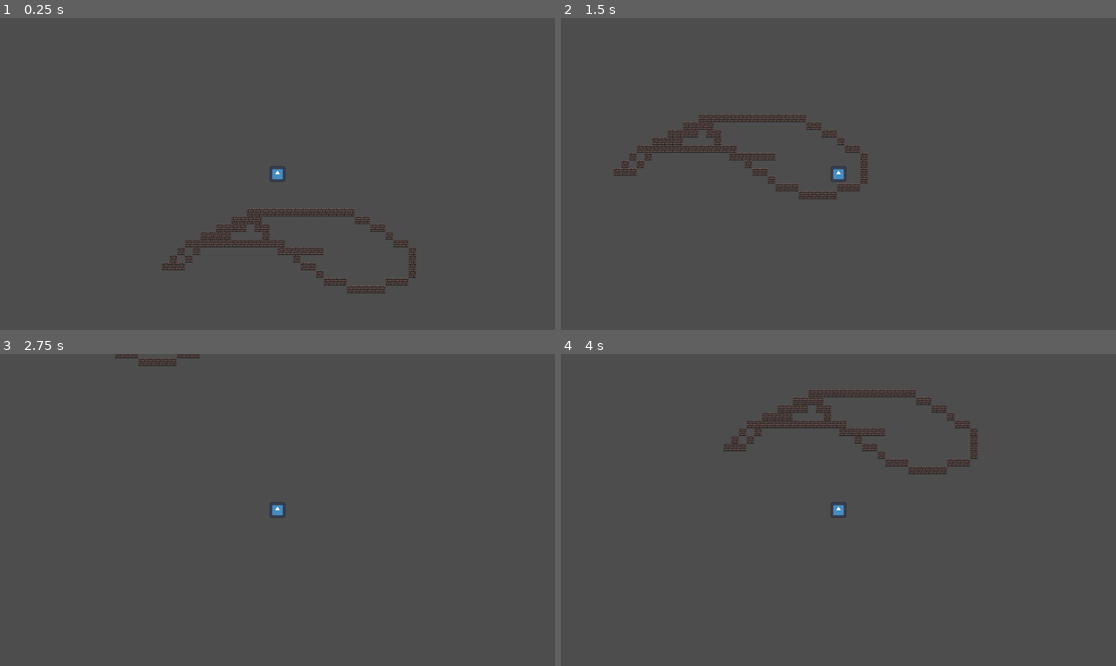
Above: before the commit, frames 1-4 (two rows, left to right).
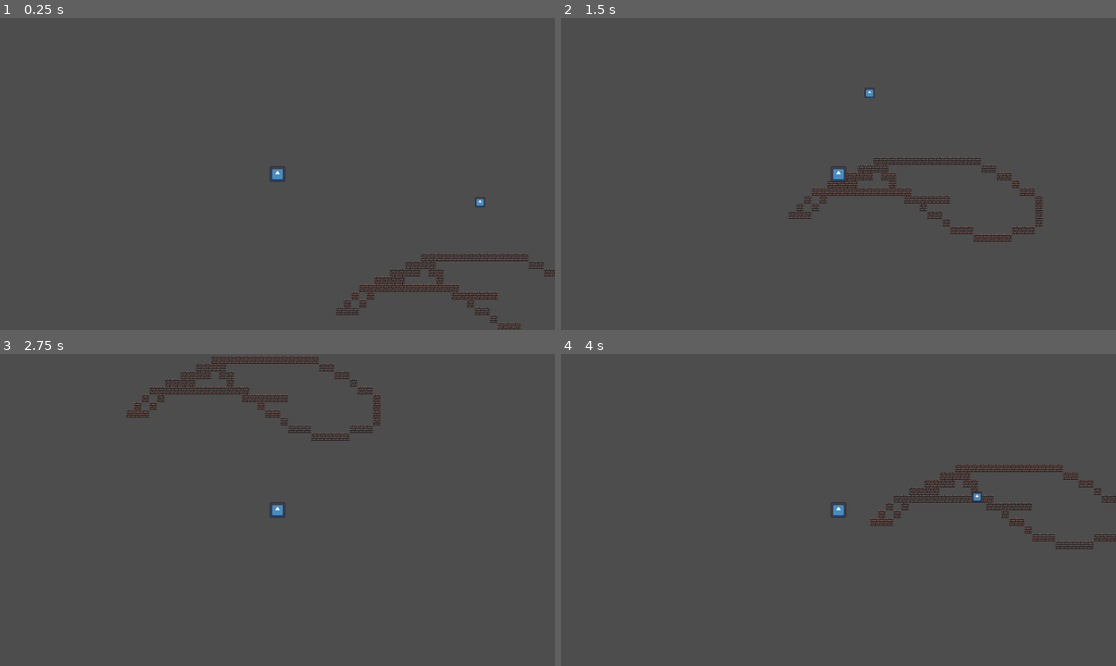
Above: after the commit, the same moments.

Repository: Eathand/GDA-Game
Game: Godot game, scene res://scenes/Main.tscn
The game is run twice, just before and just after one commit, with the same random seed, the same clock (stepped at 60 frames per second) and the same inputs. Before the commit the project starts from res://scenes/Game.tscn. The engine's default icon, where the game draws it, is replaced by a stand-in: a white triangle on a blue panel in a dark square.
Inputs:
- Up to frame 1 (0.25 s): no input
- Up to frame 2 (1.5 s): tap Enter at 0.5 s; hold D (right) 0.53-1.28 s; tap P (test_damage) at 0.6 s; hold S (down) from 1.28 s (still down); tap Shift (dash) at 1.35 s
- Up to frame 3 (2.75 s): tap P (test_damage) at 1.55, 2.1 s; release S (down) at 2.03 s; hold D (right) from 2.03 s (still down)
- Up to frame 4 (4 s): release D (right) at 2.78 s; hold W (up) 2.78-3.53 s; tap P (test_damage) at 2.85, 3.8 s; hold A (left) from 3.53 s (still down); tap Shift (dash) at 3.6 s

The runs differ from the first frame. In frame 1, 2.6% of the frame differs, in the area x 29-100%, y 57-100%; in frame 2, 2.7%; in frame 3, 1.6%; in frame 4, 2.9%, in the area x 29-100%, y 11-63%.

Commit message:
mob + follow

Diff:
--- a/gda-game-capstone/project.godot
+++ b/gda-game-capstone/project.godot
@@ -11,7 +11,7 @@
 [application]
 
 config/name="GDA GAME Capstone"
-run/main_scene="res://scenes/Game.tscn"
+run/main_scene="res://scenes/Main.tscn"
 config/features=PackedStringArray("4.3", "Forward Plus")
 config/icon="res://icon.svg"
 
--- a/gda-game-capstone/scenes/node_2d.tscn
+++ b/gda-game-capstone/scenes/Main.tscn
@@ -1,13 +1,14 @@
-[gd_scene load_steps=11 format=3 uid="uid://u6jsd1u1khm8"]
+[gd_scene load_steps=12 format=3 uid="uid://u6jsd1u1khm8"]
 
-[ext_resource type="Texture2D" uid="uid://b6ux81xfksquv" path="res://tileset/0x72_DungeonTilesetII_v1.7/0x72_DungeonTilesetII_v1.7.png" id="1_ngvkh"]
-[ext_resource type="Texture2D" uid="uid://b7kuf7ku4t1sb" path="res://tileset/0x72_DungeonTilesetII_v1.7/atlas_floor-16x16.png" id="2_hq7tw"]
-[ext_resource type="Texture2D" uid="uid://cbqg5dxn4kvbc" path="res://tileset/0x72_DungeonTilesetII_v1.7/atlas_walls_high-16x32.png" id="3_pabjf"]
-[ext_resource type="Texture2D" uid="uid://778ae7qkf6aw" path="res://tileset/0x72_DungeonTilesetII_v1.7/atlas_walls_low-16x16.png" id="4_wbmfc"]
-[ext_resource type="PackedScene" uid="uid://dw7pcx2ur8mps" path="res://scenes/player.tscn" id="5_f5jkv"]
+[ext_resource type="Texture2D" uid="uid://b6ux81xfksquv" path="res://tileset/0x72_DungeonTilesetII_v1.7/0x72_DungeonTilesetII_v1.7.png" id="1_kb3yc"]
+[ext_resource type="Texture2D" uid="uid://b7kuf7ku4t1sb" path="res://tileset/0x72_DungeonTilesetII_v1.7/atlas_floor-16x16.png" id="2_841kv"]
+[ext_resource type="Texture2D" uid="uid://cbqg5dxn4kvbc" path="res://tileset/0x72_DungeonTilesetII_v1.7/atlas_walls_high-16x32.png" id="3_loqeb"]
+[ext_resource type="Texture2D" uid="uid://778ae7qkf6aw" path="res://tileset/0x72_DungeonTilesetII_v1.7/atlas_walls_low-16x16.png" id="4_vcqlc"]
+[ext_resource type="PackedScene" uid="uid://dw7pcx2ur8mps" path="res://scenes/player.tscn" id="5_5qw7p"]
+[ext_resource type="PackedScene" uid="uid://bdav71f162way" path="res://scenes/mob.tscn" id="6_obpfp"]
 
 [sub_resource type="TileSetAtlasSource" id="TileSetAtlasSource_jl4hk"]
-texture = ExtResource("1_ngvkh")
+texture = ExtResource("1_kb3yc")
 1:0/0 = 0
 2:0/0 = 0
 3:0/0 = 0
@@ -899,5 +900,8 @@
 format = 2
 layer_0/tile_data = PackedInt32Array(1966135, 131074, 5, 1966134, 131074, 5, 1966133, 131074, 5, 1966132, 131074, 5, 19 …(1537 unchanged characters)…
 
-[node name="Player" parent="." instance=ExtResource("5_f5jkv")]
-position = Vector2(570, 376)
+[node name="Player" parent="." instance=ExtResource("5_5qw7p")]
+position = Vector2(439, 235)
+
+[node name="Mob" parent="." instance=ExtResource("6_obpfp")]
+position = Vector2(878, 296)
--- /dev/null
+++ b/gda-game-capstone/scenes/mob.gd
@@ -0,0 +1,39 @@
+extends CharacterBody2D
+class_name Mob
+@export var max_health := 100
+#@onready var player: Player = null
+@export var max_speed := 650.0
+var acceleration = 700
+#const SPEED = 300.0
+#const JUMP_VELOCITY = -400.0
+
+var current_health := max_health
+#func _ready() -> void:
+	##if player == null:
+		##player = get_node("Game/Player")
+	##if player == null:
+		##print("jjjjaaa")
+func _physics_process(delta: float) -> void:
+
+	var direction = global_position.direction_to(get_global_player_position())
+	var distance = global_position.distance_to(get_global_player_position())
+	var speed = max_health if distance > 100 else max_speed * distance / 100
+	var desired_velocity = direction * speed
+	velocity = velocity.move_toward(desired_velocity, acceleration * delta)
+	move_and_slide()
+func die():
+	queue_free()
+
+func take_damage(amount: int):
+	current_health -= amount
+	if current_health <= 0:
+		current_health = 0
+		die()
+
+
+func get_global_player_position() -> Vector2:
+	return get_tree().root.get_node("Game/Player").global_position
+#func _on_area_2d_body_entered(body: Node2D) -> void:
+	#if body is Player:
+		#take_damage(10)
+	#print("Current health: %d" % current_health)
--- /dev/null
+++ b/gda-game-capstone/scenes/mob.tscn
@@ -0,0 +1,27 @@
+[gd_scene load_steps=5 format=3 uid="uid://bdav71f162way"]
+
+[ext_resource type="Script" path="res://scenes/mob.gd" id="1_5uk2j"]
+[ext_resource type="Texture2D" uid="uid://dlsl7mhht7nbs" path="res://icon.svg" id="1_euhdw"]
+
+[sub_resource type="CircleShape2D" id="CircleShape2D_xi2ro"]
+radius = 9.05539
+
+[sub_resource type="CircleShape2D" id="CircleShape2D_w4d6j"]
+
+[node name="Mob" type="CharacterBody2D"]
+motion_mode = 1
+script = ExtResource("1_5uk2j")
+
+[node name="CollisionShape2D" type="CollisionShape2D" parent="."]
+shape = SubResource("CircleShape2D_xi2ro")
+
+[node name="Area2D" type="Area2D" parent="."]
+
+[node name="CollisionShape2D" type="CollisionShape2D" parent="Area2D"]
+shape = SubResource("CircleShape2D_w4d6j")
+
+[node name="Sprite2D" type="Sprite2D" parent="."]
+scale = Vector2(0.164062, 0.164062)
+texture = ExtResource("1_euhdw")
+
+[connection signal="body_entered" from="Area2D" to="." method="_on_area_2d_body_entered"]
--- a/gda-game-capstone/scenes/player.gd
+++ b/gda-game-capstone/scenes/player.gd
@@ -1,10 +1,10 @@
 extends CharacterBody2D
-
+class_name Player
 var speed := 300
 @export var max_health := 100
 
-@export var acceleration := 100
-@export var deceleration := 100
+@export var acceleration := 100000
+@export var deceleration := 100000
 @export var dash_speed := 1500.0
 @export var dash_duration := .2
 @export var dash_cooldown := 1.5
@@ -55,3 +55,9 @@
 	dash_timer = dash_duration
 	dash_direction = direction
 	cooldown_timer.stop()
+
+
+func _on_area_2d_body_entered(body: Node2D) -> void:
+	if body is Mob:
+		take_damage(10)
+		print("Current health: %d" % current_health)
--- a/gda-game-capstone/scenes/player.tscn
+++ b/gda-game-capstone/scenes/player.tscn
@@ -27,4 +27,5 @@
 [node name="Cooldown" type="Timer" parent="."]
 one_shot = true
 
+[connection signal="body_entered" from="Area2D" to="." method="_on_area_2d_body_entered"]
 [connection signal="timeout" from="Cooldown" to="." method="_on_cooldown_timeout"]
Not shown: 3 places in gda-game-capstone/scenes/Main.tscn that only renumber resources
